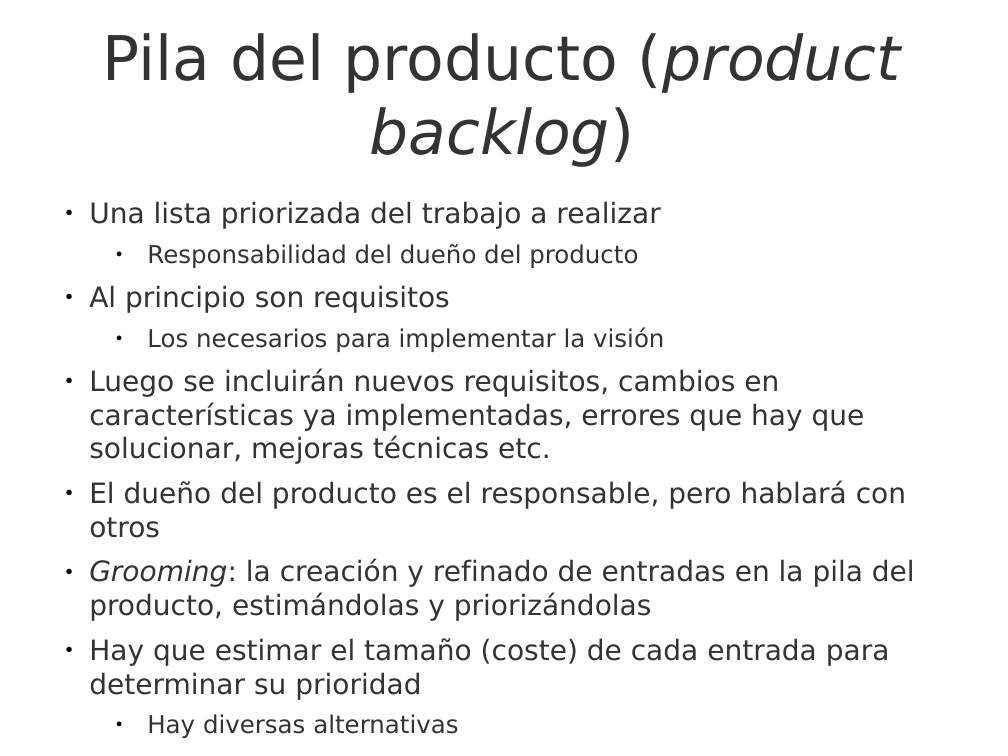
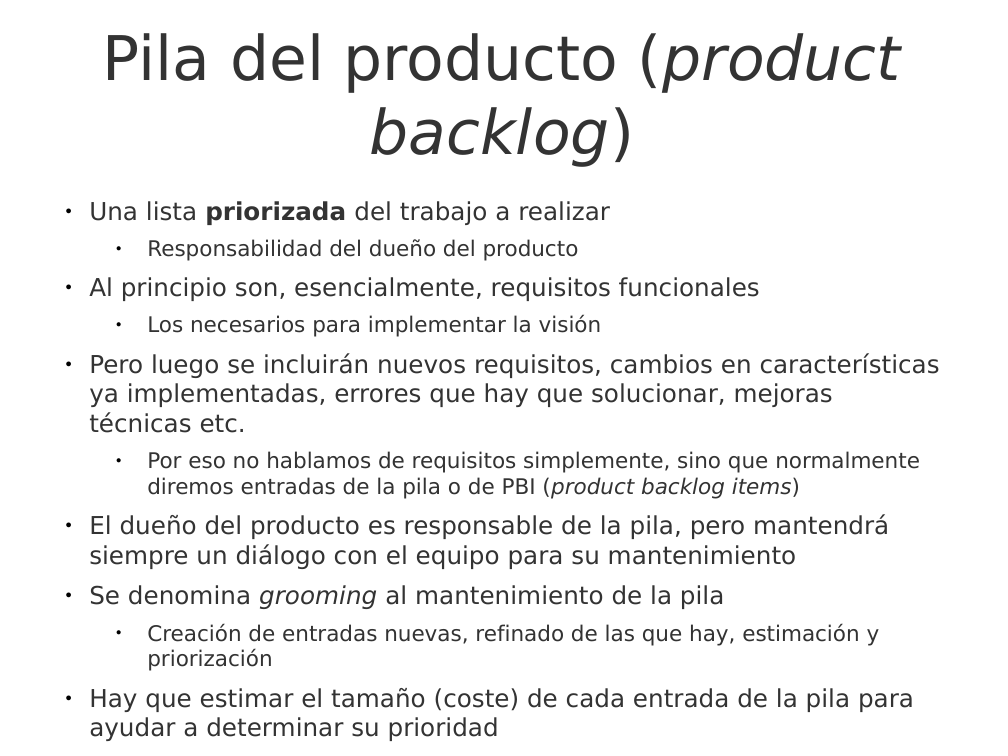
Before and after one commit to UNIZAR-30248-GeProSoft/scrum-slides, a slide deck: slide 34 of 7i_GPS-S01-Scrum-Introducción.odp (slide 36 before the commit). Drawn at 1008x756 pixels with LibreOffice and Linux fonts; fonts in the diff are those of the drawing; background and template pictures are left out. Boxes give left, top, right and bottom in pixels: in the first picture for what was removed or moved away, otherwise in the second. Text is boxed around its words. In the diff, an @@ line names an element or a change of style, - is before the commit and + after.

```diff
--- a/7i_GPS-S01-Scrum-Introducción.odp
+++ b/7i_GPS-S01-Scrum-Introducción.odp
@@ text at (89,201,610,337): size 20 to 17.6 pt in "Una lista priorizada del trabajo a realizar"; bold on in "priorizada"; size 17.5 to 15.4 pt in "Responsabilidad del dueño del producto", "Los necesarios para implementar la visión" @@
@@ text at (89,277,760,301): text changed; size 20 to 17.6 pt @@
-● Al principio son requisitos
+● Al principio son, esencialmente, requisitos funcionales
@@ text at (89,353,940,741): text changed; size 20 to 17.6 pt @@
-● Luego se incluirán nuevos requisitos, cambios en características ya implementadas, errores que hay que solucionar, mejoras técnicas etc.
-● El dueño del producto es el responsable, pero hablará con otros
-● Grooming: la creación y refinado de entradas en la pila del producto, estimándolas y priorizándolas
-● Hay que estimar el tamaño (coste) de cada entrada para determinar su prioridad
-  ● Hay diversas alternativas
+● Pero luego se incluirán nuevos requisitos, cambios en características ya implementadas, errores que hay que solucionar, mejoras técnicas etc.
+  ● Por eso no hablamos de requisitos simplemente, sino que normalmente diremos entradas de la pila o de PBI (product backlog items)
+● El dueño del producto es responsable de la pila, pero mantendrá siempre un diálogo con el equipo para su mantenimiento
+● Se denomina grooming al mantenimiento de la pila
+  ● Creación de entradas nuevas, refinado de las que hay, estimación y priorización
+● Hay que estimar el tamaño (coste) de cada entrada de la pila para ayudar a determinar su prioridad
@@ text at (84,693,657,733): text changed @@
-Salvo que se indique lo contrario, este trabajo es © 23/09/2020 Rubén Béjar http://www.rubenbejar.com
+Salvo que se indique lo contrario, este trabajo es © 07/09/2023 Rubén Béjar http://www.rubenbejar.com
```
Also in this commit, not shown: 35 other slides changed, 4 slides added, 6 slides removed, 32 other files.
